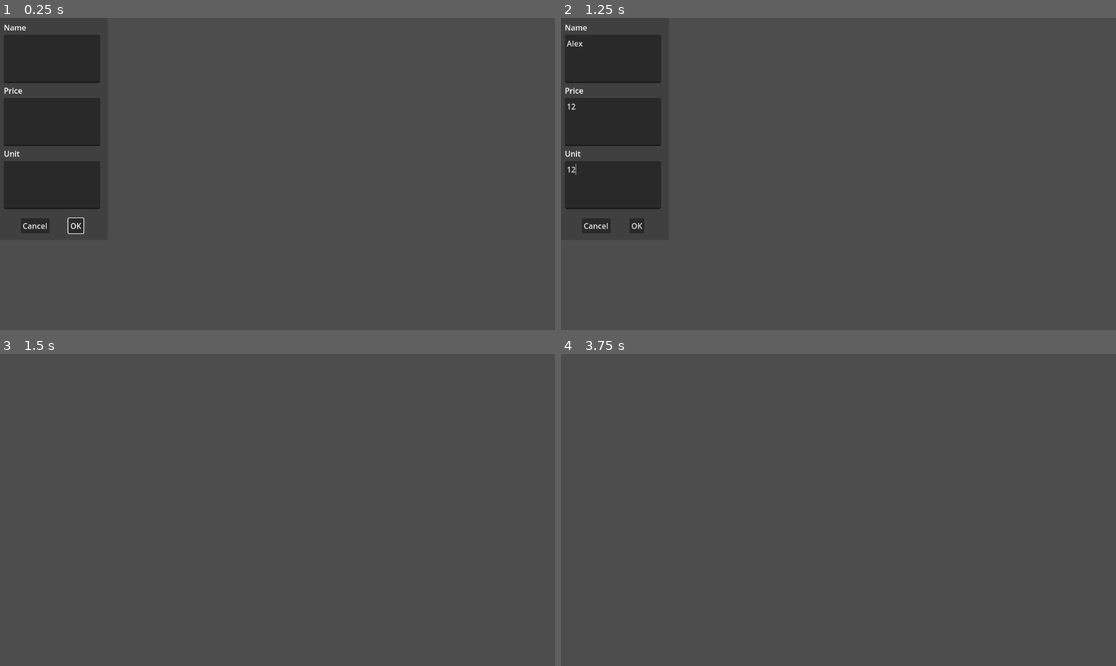
Above: before the commit, frames 1-4 (two rows, left to right).
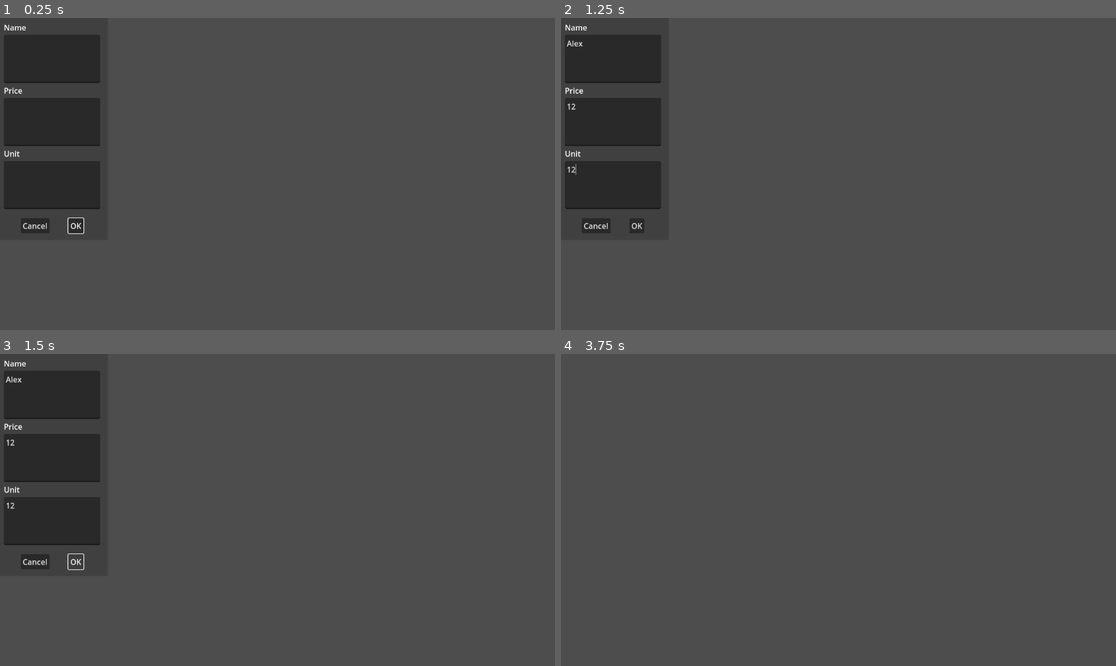
Above: after the commit, the same moments.

Repository: RWHurra/Recipe-price-calculator
Game: Godot game, scene res://edit_item_dialog.tscn
Same seed, same stepped clock (60 frames per second), same inputs: the game is played once before the commit and once after it. This scene is started directly instead of the project's main scene.
Inputs (mouse positions are in pixels of both pictures, inside the frame that each line leads up to):
- Up to frame 1 (0.25 s): no input
- Up to frame 2 (1.25 s): click (610, 58) at 0.52 s; type "Alex" at 0.6 s; click (610, 120) at 0.75 s; type "12" at 0.83 s; click (610, 186) at 0.98 s; type "12" at 1.07 s
- Up to frame 3 (1.5 s): click "OK" at 1.25 s
- Up to frame 4 (3.75 s): click (638, 563) at 2 s, where only the run after the commit has a clickable "OK"; click (638, 563) at 2.75 s, where only the run after the commit has a clickable "OK"; click (594, 563) at 3.5 s, where only the run after the commit has a clickable "Cancel"

Frames 1-2 are identical in both runs. In frame 3, 8.4% of the frame differs, in the area x 0-19%, y 2-70%; in frame 4, nothing differs.
Error before the commit: Invalid call. Nonexistent function 'set' in base 'Nil'. (res://edit_item_dialog.gd:45)
Error after the commit: Invalid call. Nonexistent function 'set' in base 'Nil'. (res://edit_item_dialog.gd:60)

Commit message:
Refactored warning dialog, created recipe node
Moved code for error dialog to main, which makes iteasier for reuse. Created empty Node2D for recipe, which will contain recipe data, just like the recipe Node2D.

Diff:
--- a/Add item in recipe.gd
+++ b/Add item in recipe.gd
@@ -17,6 +17,6 @@
 func _on_pressed():
 	var item_list = ItemList.new()
 	for item in items:
-		item_list.add_item(item.name, null, true)
+		item_list.add_item(item.get("item_name"), null, true)
 	grid.add_child(item_list)
 	item_list.show()
--- a/create_item_dialog.gd
+++ b/create_item_dialog.gd
@@ -26,15 +26,15 @@
 func _on_confirmed():
 	if item_name.text == null or item_name.text == "":
 		print("item must have a name")
-		_create_dialog_warning("item name")
+		main.create_dialog_warning("item name")
 		return
 	if item_price.text == null or item_price.text == "":
 		print("item must have a price")
-		_create_dialog_warning("item price")
+		main.create_dialog_warning("item price")
 		return
 	if item_unit.text == null or item_unit.text == "":
 		print("item price must have a unit")
-		_create_dialog_warning("item price unit")
+		main.create_dialog_warning("item price unit")
 		return
 
 	var item_instance = item_scene.instantiate()
@@ -48,13 +48,13 @@
 	main.add_item(item_button_instance)
 	queue_free()
 
-func _create_dialog_warning(warning_reason : String):
-	var dialog_warning = AcceptDialog.new()
-	dialog_warning.set_title("Warning")
-	dialog_warning.set_text("Missing " + warning_reason + ", please add.")
-	dialog_warning.set_position(Vector2(100, 100))
-	add_child(dialog_warning)
-	dialog_warning.set_visible(true)
+#func _create_dialog_warning(warning_reason : String):
+#	var dialog_warning = AcceptDialog.new()
+#	dialog_warning.set_title("Warning")
+#	dialog_warning.set_text("Missing " + warning_reason + ", please add.")
+#	dialog_warning.set_position(Vector2(100, 100))
+#	add_child(dialog_warning)
+#	dialog_warning.set_visible(true)
 
 var alias: String:
 	get:
--- a/edit_item_dialog.gd
+++ b/edit_item_dialog.gd
@@ -1,4 +1,6 @@
 extends ConfirmationDialog
+
+@onready var main = get_tree().get_current_scene()
 
 @onready var item_name = $VBoxContainer/Name
 @onready var item_price = $VBoxContainer/Price
@@ -9,7 +11,7 @@
 
 # Called when the node enters the scene tree for the first time.
 func _ready():
-	pass # Replace with function body.
+	set_hide_on_ok(false)
 
 
 # Called every frame. 'delta' is the elapsed time since the previous frame.
@@ -42,6 +44,19 @@
 
 
 func _on_confirmed():
+	if item_name.text == null or item_name.text == "":
+		print("item must have a name")
+		main.create_dialog_warning("item name")
+		return
+	if item_price.text == null or item_price.text == "":
+		print("item must have a price")
+		main.create_dialog_warning("item price")
+		return
+	if item_unit.text == null or item_unit.text == "":
+		print("item price must have a unit")
+		main.create_dialog_warning("item price unit")
+		return
+
 	linked_item.set("item_name", item_name.text)
 	linked_item.set("price", item_price.text)
 	linked_item.set("unit", item_unit.text)
--- a/main.gd
+++ b/main.gd
@@ -19,3 +19,11 @@
 #	new_item.set_button_text(new_item.name)
 	item_list.add_child(new_item)
 	items.push_back(new_item)
+
+func create_dialog_warning(warning_reason : String):
+	var dialog_warning = AcceptDialog.new()
+	dialog_warning.set_title("Warning")
+	dialog_warning.set_text("Missing " + warning_reason + ", please add.")
+	dialog_warning.set_position(Vector2(100, 100))
+	add_child(dialog_warning)
+	dialog_warning.set_visible(true)
--- /dev/null
+++ b/recipe.tscn
@@ -0,0 +1,3 @@
+[gd_scene format=3 uid="uid://dv0c0a3jg2om7"]
+
+[node name="recipe" type="Node2D"]
